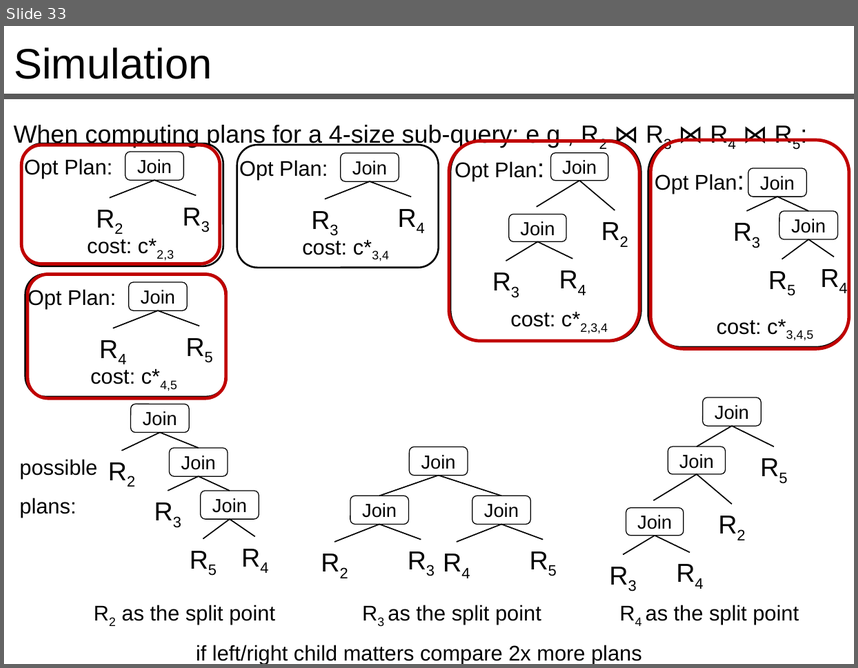
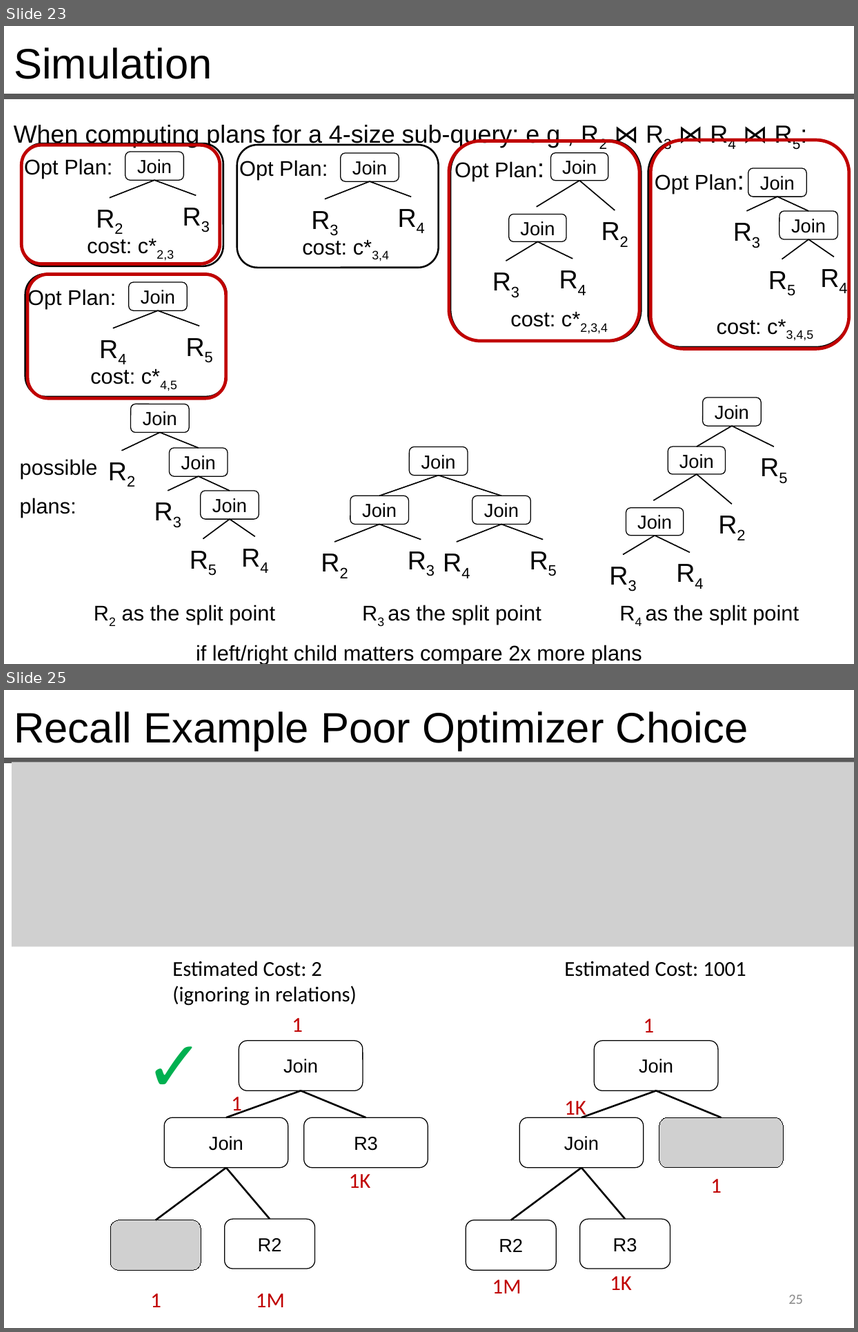
Before and after one commit to queryproc/slides, a slide deck: 15-16-query-optimization.pptx. Shown one above the other, each under a label of ours: slide 33 before the commit, slides 23 and 25 after it; the slides between them are not shown. The pictures are 858x668 and 858x1332 pixels, drawn with LibreOffice and Linux fonts; fonts in the diff are those of the drawing; grey boxes stand for pictures. Boxes give left, top, right and bottom in pixels: in the first picture for what was removed or moved away, otherwise in the second. Text is boxed around its words. In the diff, an @@ line names an element or a change of style, - is before the commit and + after.

```diff
--- a/15-16-query-optimization.pptx
+++ b/15-16-query-optimization.pptx
@@ slide 25 added at <box>4,690,854,1328</box>, background #FFFFFF @@
@@ text added at <box>14,711,749,751</box>, 36 pt, text #000000 @@
+Recall Example Poor Optimizer Choice
@@ line added from (4, 760) to (854, 760), #595959 4.5 pt @@
@@ picture added at <box>12,762,854,947</box> @@
@@ text added at <box>172,960,357,1005</box>, 18 pt, text #000000 @@
+Estimated Cost: 2
+(ignoring in relations)
@@ text added at <box>564,960,746,976</box>, 18 pt, text #000000 @@
+Estimated Cost: 1001
@@ text added at <box>136,1016,209,1110</box>, 60 pt, text #00B050 @@
+✓
@@ text added at <box>292,1018,303,1032</box>, 18 pt, text #C00000 @@
+1
@@ text added at <box>644,1018,655,1032</box>, 18 pt, text #C00000 @@
+1
@@ text added at <box>231,1096,242,1116</box>, 18 pt, text #C00000 @@
+1
@@ group added at <box>110,1041,428,1270</box>: 4 rounded rectangles, 4 lines, 1 picture @@
+Join
+R2
+Join
+R3
@@ text added at <box>564,1101,586,1118</box>, 18 pt, text #C00000 @@
+1K
@@ group added at <box>466,1041,784,1270</box>: 4 rounded rectangles, 4 lines, 1 picture @@
+Join
+R2
+R3
+Join
@@ text added at <box>349,1174,371,1187</box>, 18 pt, text #C00000 @@
+1K
@@ text added at <box>711,1179,722,1192</box>, 18 pt, text #C00000 @@
+1
@@ text added at <box>493,1279,522,1293</box>, 18 pt, text #C00000 @@
+1M
@@ text added at <box>610,1276,632,1290</box>, 18 pt, text #C00000 @@
+1K
@@ text added at <box>150,1293,161,1307</box>, 18 pt, text #C00000 @@
+1
@@ text added at <box>256,1293,285,1307</box>, 18 pt, text #C00000 @@
+1M
@@ page number added at <box>789,1294,803,1303</box>, 12 pt, text #8C8C8C @@
+25
@@ what was slide 33 is now slide 23 @@
```
Also in this commit, not shown: 9 slides changed, 3 other slides added, 1 slide removed, 1 other file.
